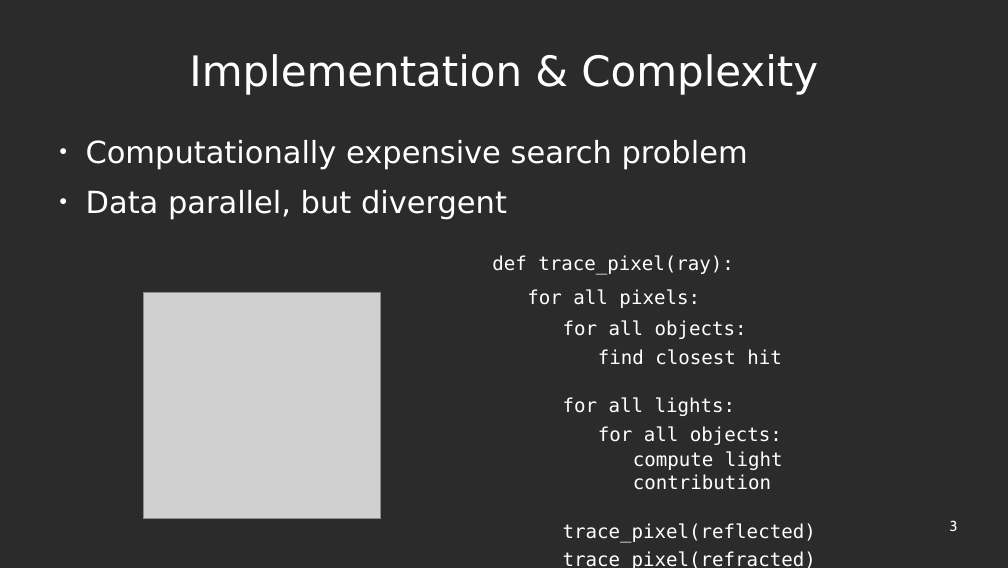
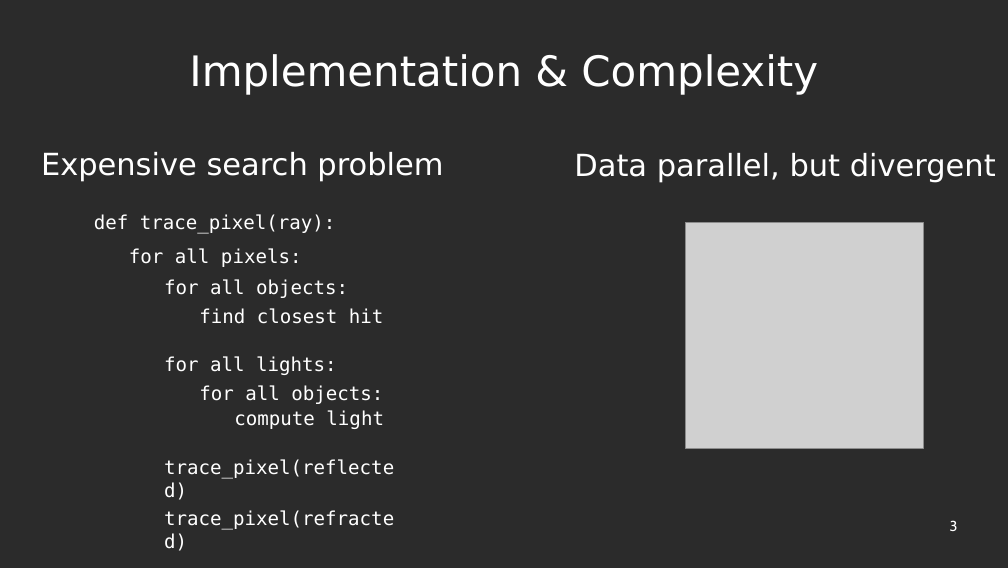
Before and after one commit to robinleegit/raytracer, a slide deck: slide 3 of presentation/presentation.odp. Drawn at 1008x568 pixels with LibreOffice and Linux fonts; fonts in the diff are those of the drawing; grey boxes stand for pictures; background and template pictures are left out; a plain dark background stands for a picture behind light text. Boxes give left, top, right and bottom in pixels: in the first picture for what was removed or moved away, otherwise in the second. Text is boxed around its words. In the diff, an @@ line names an element or a change of style, - is before the commit and + after.

Commit message:
Presentation

```diff
--- a/presentation/presentation.odp
+++ b/presentation/presentation.odp
@@ text at (86,140,748,169): paragraph removed @@
-● Computationally expensive search problem
@@ text "Data parallel, but divergent": place and size @@
-text "Data parallel, but divergent" at (86,140,748,219)
+text "Data parallel, but divergent" at (574,153,996,183)
@@ text "Data parallel, but divergent" at (574,153,996,183): bullet ● to none @@
@@ text added at (41,152,443,181), 29.5 pt, text #FFFFFF @@
+Expensive search problem
@@ text "def trace_pixel(ray):": place and size @@
-text "def trace_pixel(ray):" at (492,255,816,568)
+text "def trace_pixel(ray):" at (94,214,394,530)
@@ picture: place and size @@
-picture at (144,293,381,520)
+picture at (686,223,923,449)
@@ text at (234,410,384,429): text changed @@
-          compute light contribution
+          compute light
```
Also in this commit, not shown: 1 other slide changed, 1 other file.
